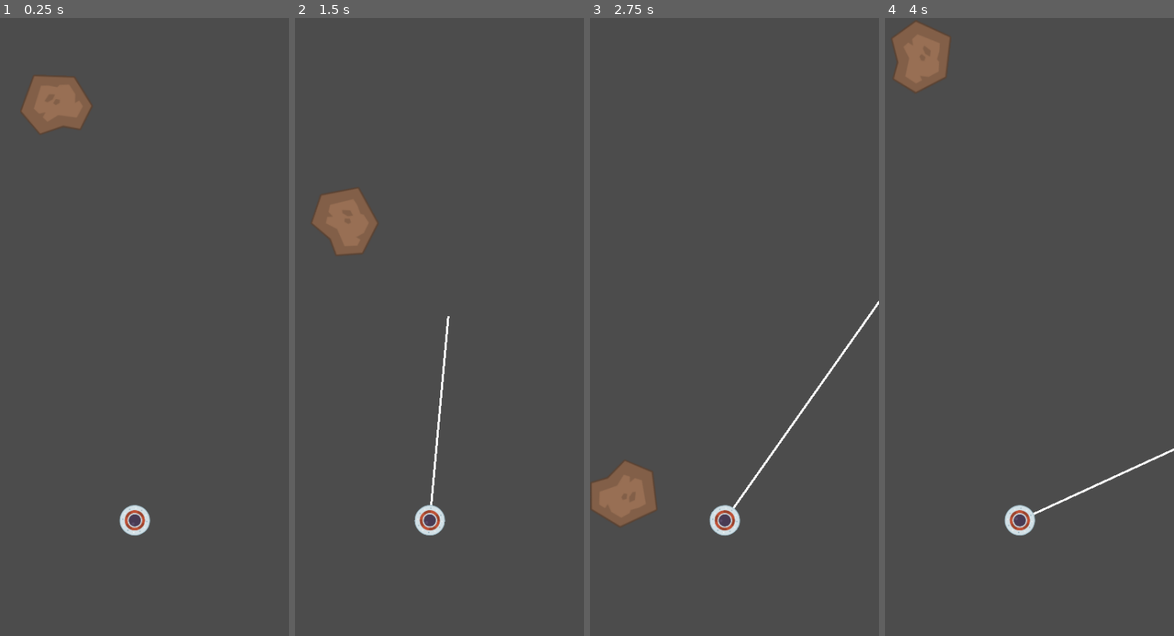
Above: before the commit, frames 1-4 (left to right).
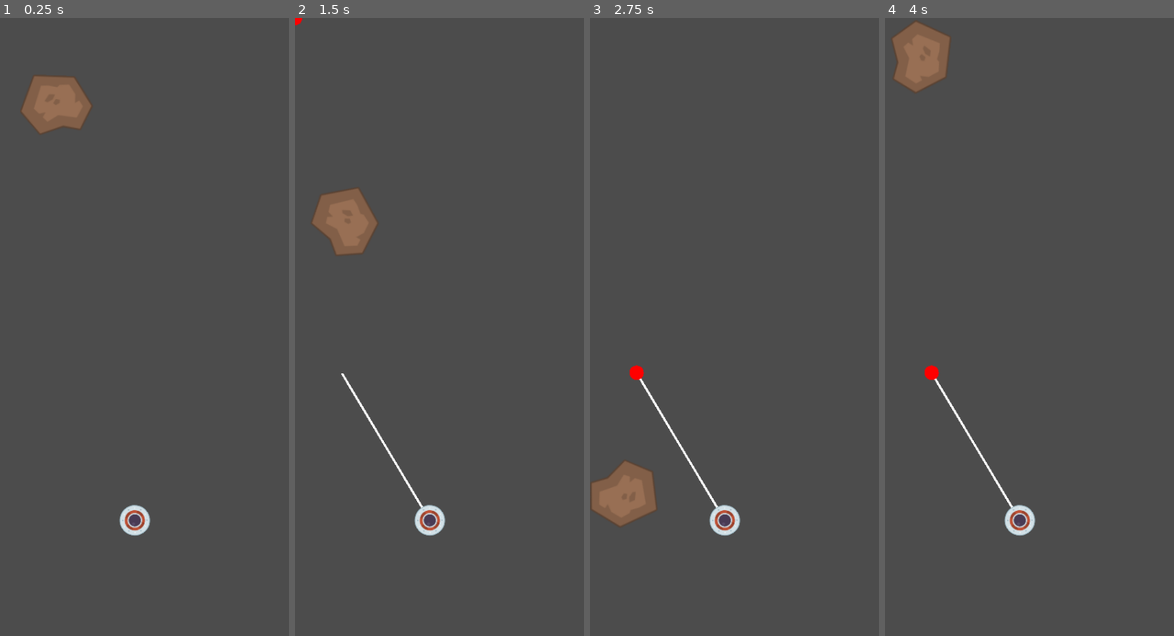
Above: after the commit, the same moments.

Repository: brendankhoury/To-the-moon-and-hack
Game: Godot game, scene res://Src/Main.tscn
Same seed, same stepped clock (60 frames per second), same inputs: the game is played once before the commit and once after it.
Inputs:
- Up to frame 1 (0.25 s): no input
- Up to frame 2 (1.5 s): tap Space (tap) at 0.6, 1.35 s
- Up to frame 3 (2.75 s): tap Space (tap) at 2.1 s
- Up to frame 4 (4 s): tap Space (tap) at 2.85, 3.6 s

The runs differ from the first frame. In frame 1, less than 0.1% of the frame differs, in the area x 42-52%, y 79-84%; in frame 2, 0.6%; in frame 3, 0.8%, in the area x 13-100%, y 45-84%; in frame 4, 0.6%.

Commit message:
Made player draw a line to a colliding object

Diff:
--- a/Src/Actors/Player.gd
+++ b/Src/Actors/Player.gd
@@ -1,12 +1,13 @@
 extends KinematicBody2D
 
-export var rotation_speed := deg2rad(1)
+export var rotation_speed := deg2rad(0)
 export var grapple_speed := 350
-export var max_grapple = 1000
+export var max_grapple = 500
 
 var is_grappling := false
 var grapple_length := 0.0
-var collided := false
+var grapple_dir := Vector2.DOWN
+var grapple_collided := false
 var collision_point := Vector2(0, 0)
 
 # https://godotengine.org/qa/30772/how-to-create-a-grappling-hook-2d
@@ -15,13 +16,28 @@
 	var raycast = get_node("GrappleDetection")
 
 	raycast.set_cast_to(Vector2(0, length))
-	collision_point = raycast.get_collision_point()
-	return raycast.is_colliding()
+	collision_point = to_local(raycast.get_collision_point())
+	grapple_collided = raycast.is_colliding()
 
+func move_to_grapple():
+	print("Move to grapple")
+	var raycast = get_node("GrappleDetection")
+	var currentpos = raycast.position
+
+	grapple_length = currentpos.distance_to(collision_point)
+	grapple_dir = currentpos.direction_to(collision_point)
+
+	#move below:
 
 func _draw() -> void:
-	draw_line(Vector2(0,grapple_length + 21), Vector2(0, 21), Color(255, 255, 255), 3)
-	print("Drawing ")
+	draw_line(
+		Vector2(0, 21),
+		Vector2(grapple_length * grapple_dir.x,grapple_length * grapple_dir.y + 21),
+		Color(255, 255, 255),
+		3
+	)
+	draw_circle(collision_point,10,Color(255,0,0))
+
 func _process(delta: float) -> void:
 	update()
 
@@ -31,13 +47,33 @@
 	rotate(rotation_speed)
 
 	if Input.is_action_just_pressed("tap"):
-		is_grappling = !is_grappling
+		if is_grappling:
+			is_grappling = false
+		elif !is_grappling && grapple_length == 0:
+			is_grappling = true
 	if is_grappling:
-		grapple_length += grapple_speed * delta
 		if grapple_length < max_grapple:
+			grapple_length += delta * grapple_speed
 			grapple(grapple_length,global_rotation)
-#	elif collided:
-#
-##		grapple_length -= grapple_speed
-##		if grapple_length < 0.0:
-##			grapple_length = 0
+			if (grapple_collided):
+				is_grappling = false
+#				print(collision_point)
+#				var raycast = get_node("GrappleDetection")
+#				var currentpos = raycast.global_position
+#				grapple_length = currentpos.distance_to(collision_point)
+		else:
+			#consider dissabling the raycast for performance purposes
+			is_grappling = false
+	elif grapple_collided:
+		move_to_grapple()
+
+	elif grapple_length > 0.0:
+		grapple_length -= grapple_speed * delta
+		if grapple_length < 0:
+			grapple_length = 0
+
+
+
+func _on_asteroid_entered(body: Node) -> void:
+	print ("Asteroid collission detected. ")
+	pass # Replace with function body.
--- a/Src/Actors/Player.tscn
+++ b/Src/Actors/Player.tscn
@@ -6,10 +6,12 @@
 [sub_resource type="CircleShape2D" id=1]
 radius = 46.0375
 
+[sub_resource type="CircleShape2D" id=2]
+radius = 22.1917
+
 [node name="Player" type="KinematicBody2D"]
 collision_mask = 2
 script = ExtResource( 2 )
-rotation_speed = 0.007
 
 [node name="player" type="Sprite" parent="."]
 scale = Vector2( 0.460957, 0.460957 )
@@ -24,3 +26,10 @@
 enabled = true
 collision_mask = 2
 collide_with_areas = true
+
+[node name="Area2D" type="Area2D" parent="."]
+collision_mask = 2
+
+[node name="CollisionShape2D2" type="CollisionShape2D" parent="Area2D"]
+shape = SubResource( 2 )
+[connection signal="body_entered" from="Area2D" to="." method="_on_asteroid_entered"]
--- a/Src/Test Scene.tscn
+++ b/Src/Test Scene.tscn
@@ -7,8 +7,10 @@
 
 [node name="Asteroid" parent="." instance=ExtResource( 1 )]
 position = Vector2( 186.887, 200.101 )
+move_speed = 0
 
 [node name="Player" parent="." instance=ExtResource( 2 )]
-position = Vector2( 264.778, 367.458 )
-rotation = 2.79253
-rotation_speed = 0.0
+position = Vector2( 328.204, 424.27 )
+rotation = 2.65465
+grapple_speed = 1200
+max_grapple = 800
Not shown: 1 places in Src/Actors/Player.tscn that only renumber resources
